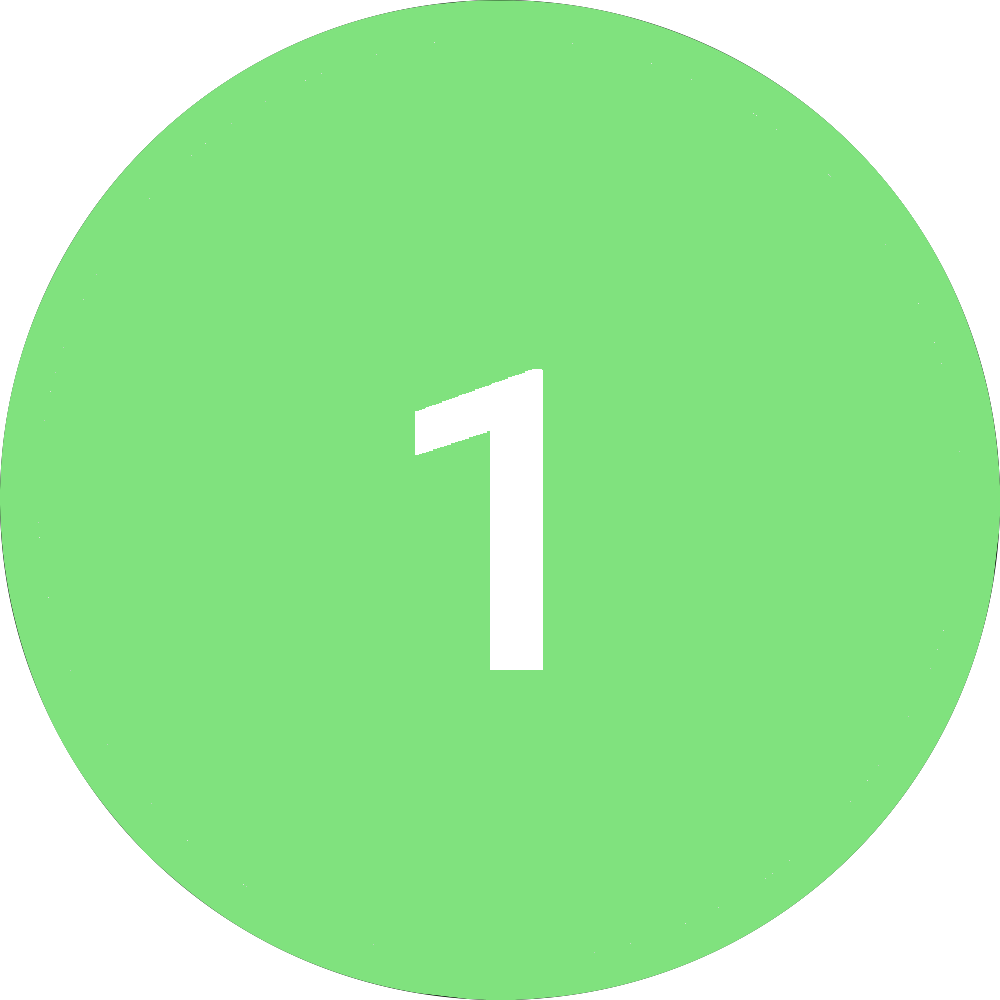
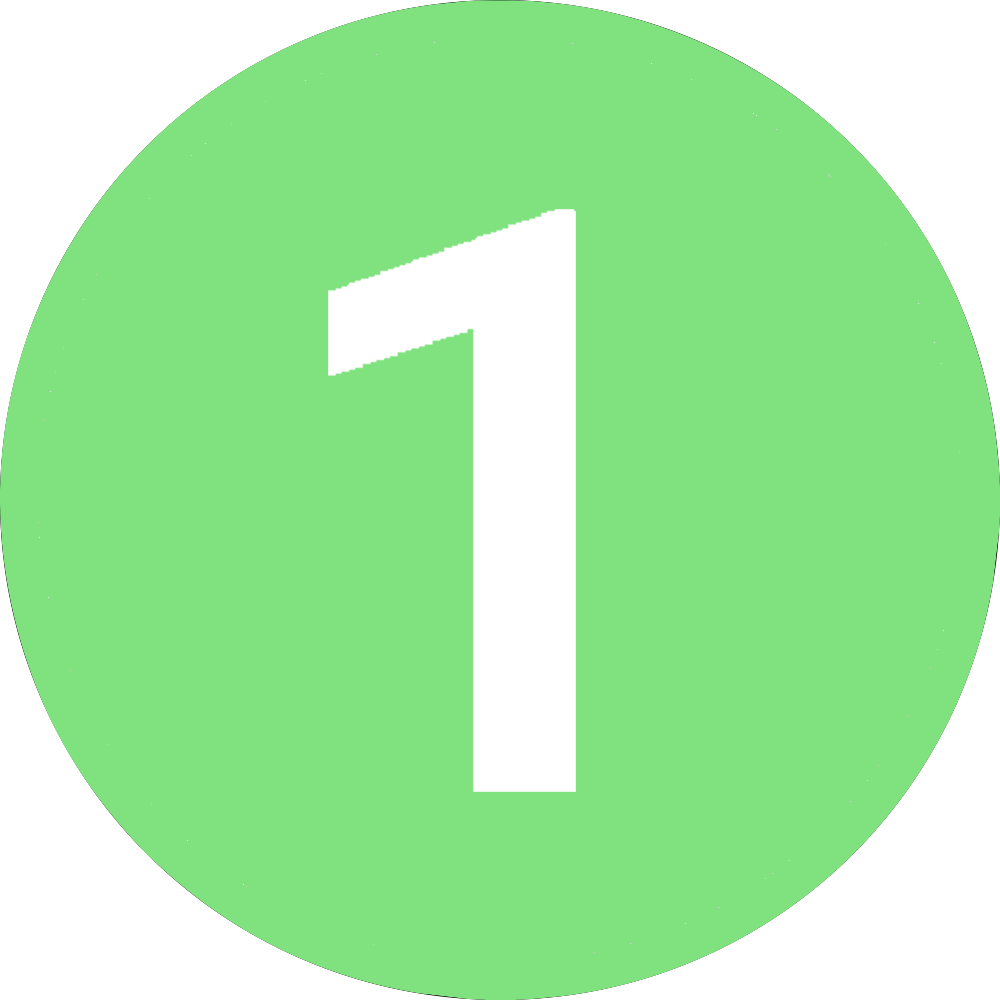
Comparing the layer stacks of the two 1000 x 1000 images. Changes:
painted on "num" over [328, 209, 576, 792]
